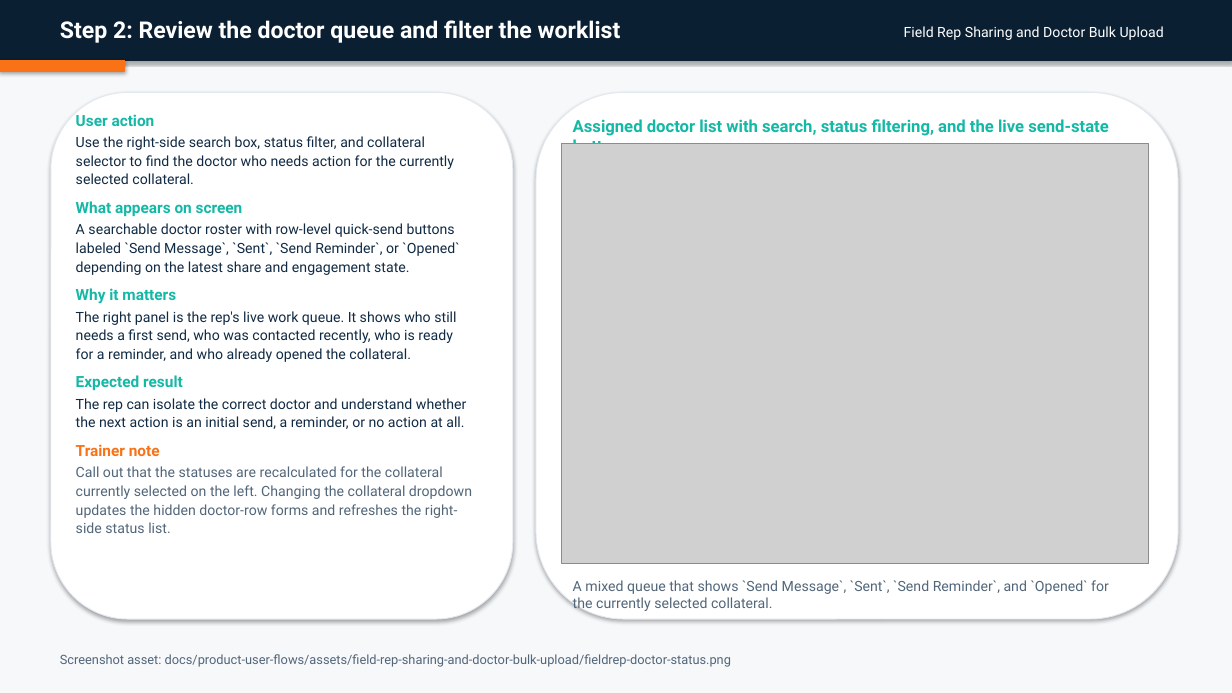
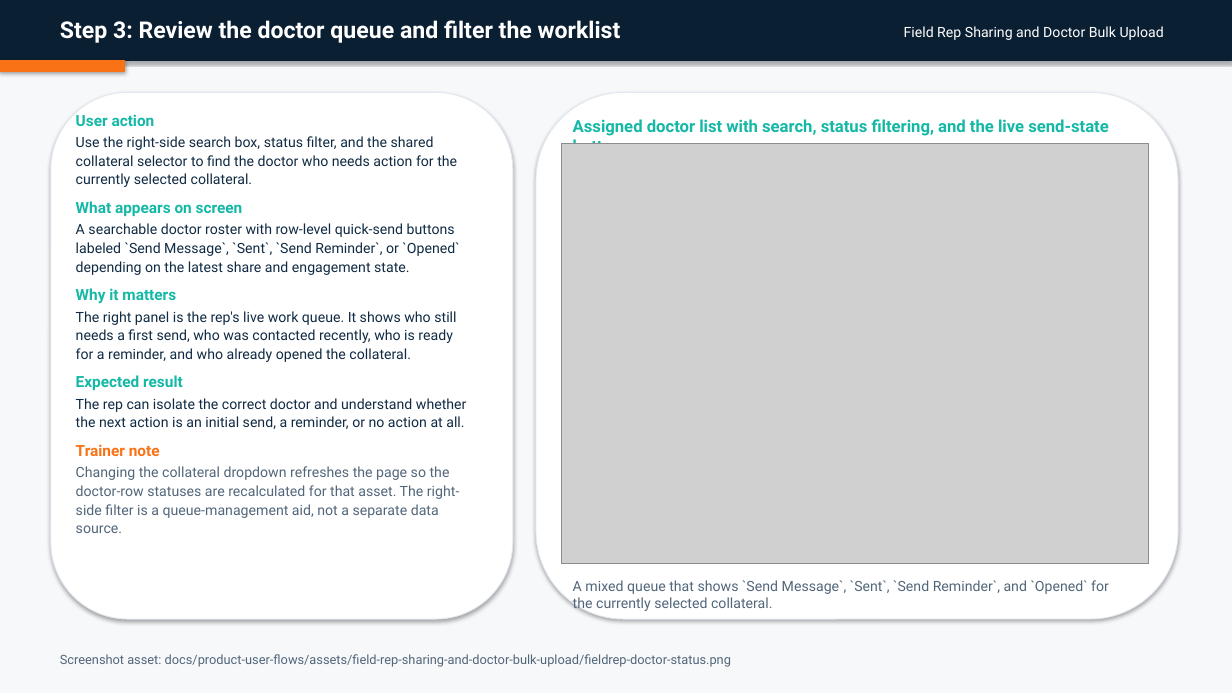
Before and after one commit to admin-masters/inclinic-education-system, a slide deck: slide 5 of output/doc/user-flow-decks/07-field-rep-sharing-and-doctor-bulk-upload.pptx (slide 4 before the commit). Drawn at 1232x693 pixels with LibreOffice and Linux fonts; fonts in the diff are those of the drawing; grey boxes stand for pictures. Boxes give left, top, right and bottom in pixels: in the first picture for what was removed or moved away, otherwise in the second. Text is boxed around its words. In the diff, an @@ line names an element or a change of style, - is before the commit and + after.

```diff
--- a/output/doc/user-flow-decks/07-field-rep-sharing-and-doctor-bulk-upload.pptx
+++ b/output/doc/user-flow-decks/07-field-rep-sharing-and-doctor-bulk-upload.pptx
@@ text at <box>60,20,621,43</box>: text changed @@
-Step 2: Review the doctor queue and filter the worklist
+Step 3: Review the doctor queue and filter the worklist
@@ text at <box>76,136,457,187</box>: text changed @@
-Use the right-side search box, status filter, and collateral selector to find the doctor who needs action for the currently selected collateral.
+Use the right-side search box, status filter, and the shared collateral selector to find the doctor who needs action for the currently selected collateral.
@@ text at <box>76,466,459,533</box>: text changed @@
-Call out that the statuses are recalculated for the collateral currently selected on the left. Changing the collateral dropdown updates the hidden doctor-row forms and refreshes the right-side status list.
+Changing the collateral dropdown refreshes the page so the doctor-row statuses are recalculated for that asset. The right-side filter is a queue-management aid, not a separate data source.
```
Also in this commit, not shown: 6 other slides changed, 2 slides added, 35 other files.
